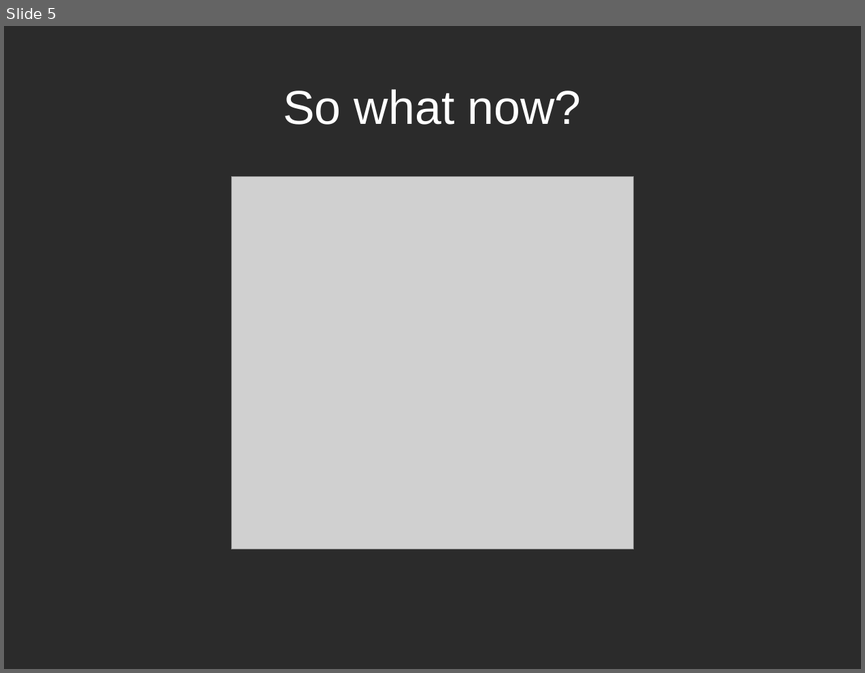
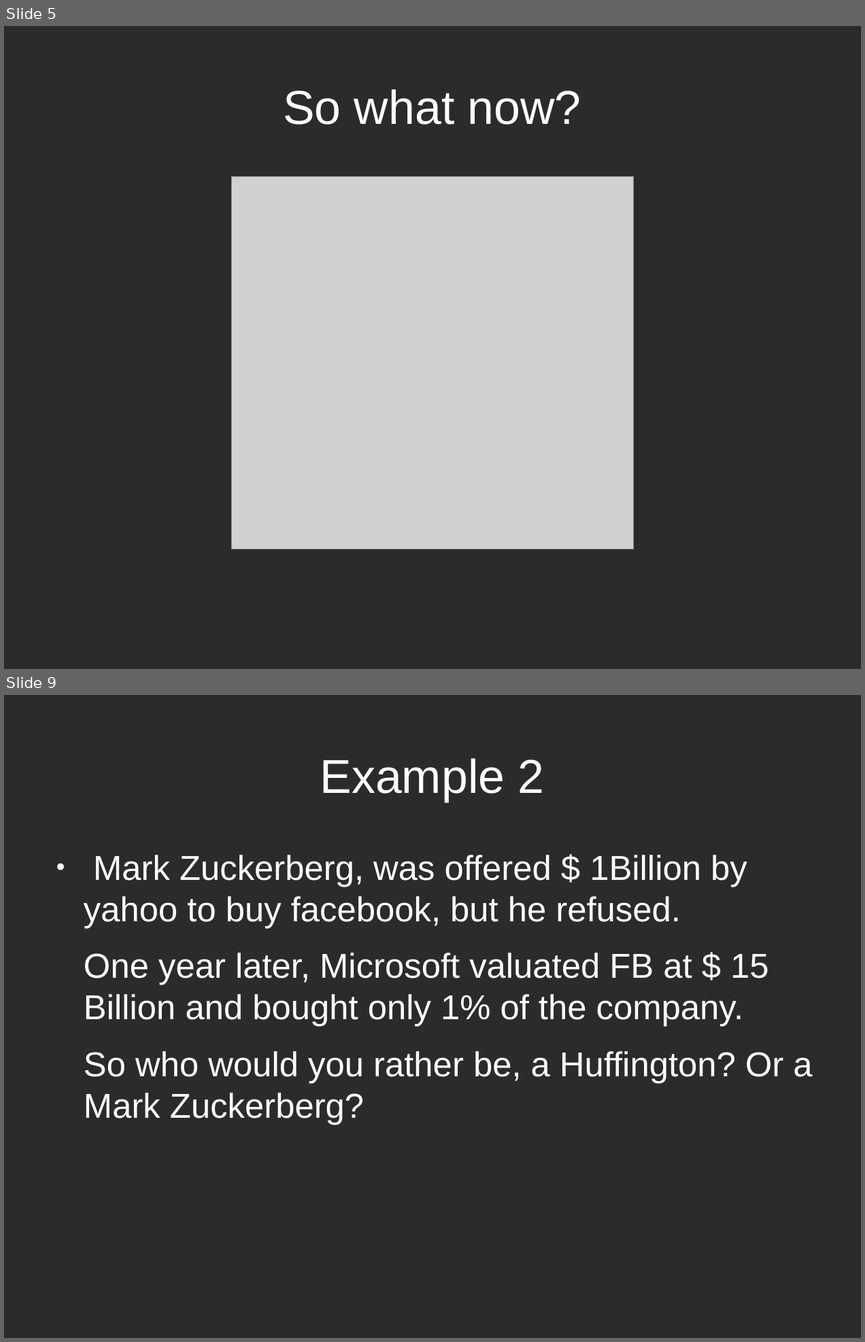
Before and after one commit to gitalry/Yusudd, a slide deck: about startups.odp. Shown one above the other, each under a label of ours: slide 5 before the commit, slides 5 and 9 after it; the slides between them are not shown. The pictures are 865x673 and 865x1342 pixels, drawn with LibreOffice and Linux fonts; fonts in the diff are those of the drawing; grey boxes stand for pictures; background and template pictures are left out; a plain dark background stands for a picture behind light text. Boxes give left, top, right and bottom in pixels: in the first picture for what was removed or moved away, otherwise in the second. Text is boxed around its words. In the diff, an @@ line names an element or a change of style, - is before the commit and + after.

```diff
--- a/about startups.odp
+++ b/about startups.odp
@@ slide 9 added at (4, 695, 861, 1338), background picture (left out) @@
@@ title added at (320, 758, 545, 802), 44 pt, text #FFFFFF @@
+Example 2
@@ text added at (84, 855, 812, 1125), 32 pt, text #FFFFFF @@
+● Mark Zuckerberg, was offered $ 1Billion by yahoo to buy facebook, but he refused.
+One year later, Microsoft valuated FB at $ 15 Billion and bought only 1% of the company.
+So who would you rather be, a Huffington? Or a Mark Zuckerberg?
```
Also in this commit, not shown: 2 slides changed, 5 other slides added, 1 slide removed, 1 other file.
